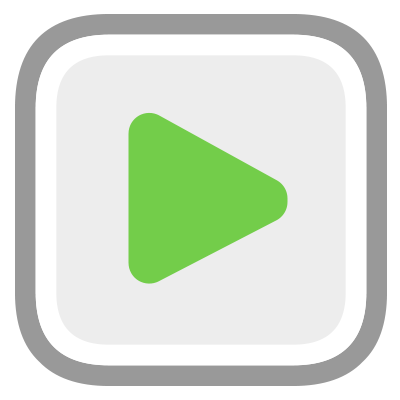
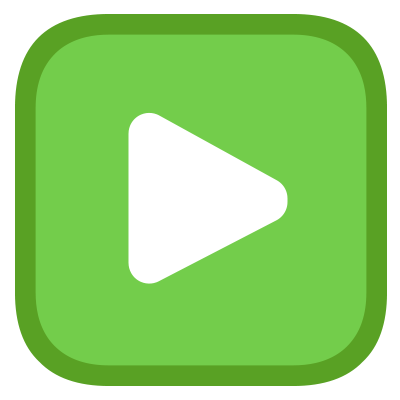
Before/after of a 400×400 layered artwork. What changed in the layer stack:
painted on "Vector Smart Object" over 15, 14, 387, 386
